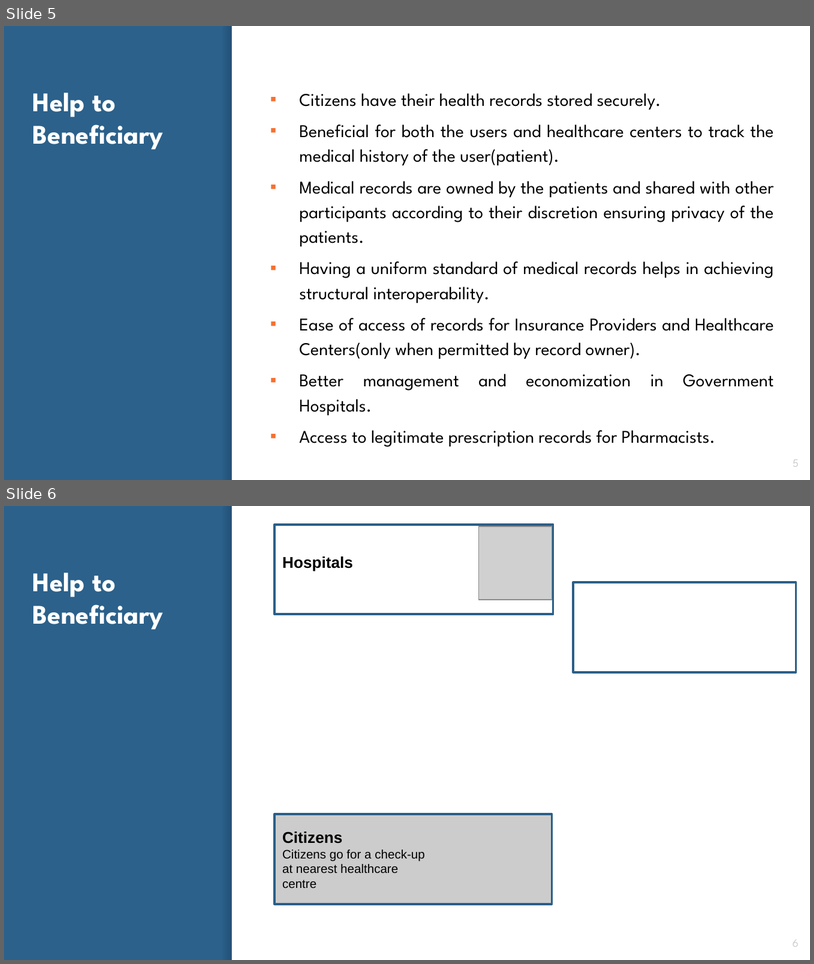
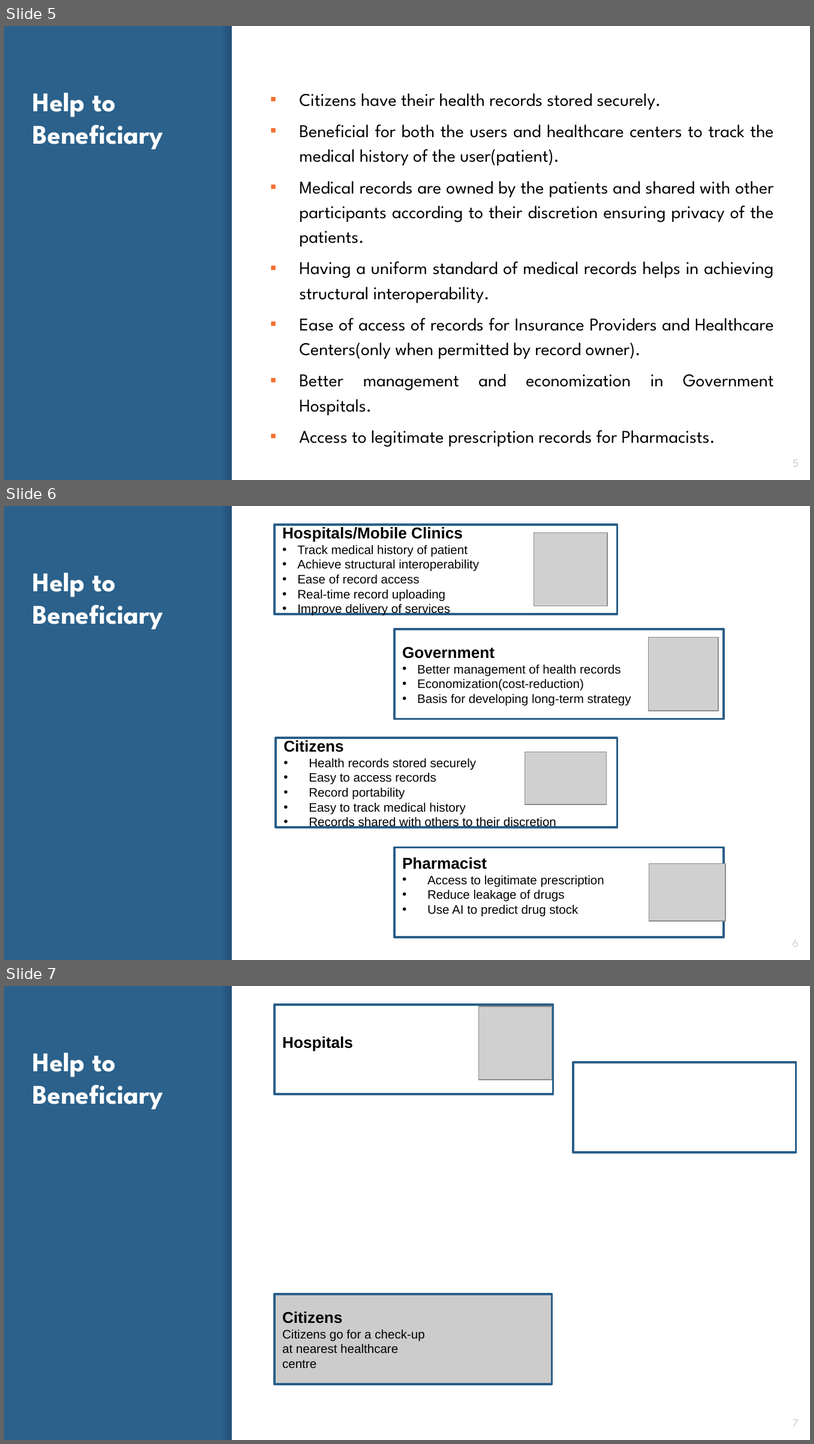
Before and after one commit to ShikharBhatt/NITI, a slide deck: niti aayog.pptx. Shown one above the other, each under a label of ours: slides 5 and 6 before the commit, slides 5, 6 and 7 after it. The pictures are 814x964 and 814x1444 pixels, drawn with LibreOffice and Linux fonts; fonts in the diff are those of the drawing; grey boxes stand for pictures. Boxes give left, top, right and bottom in pixels: in the first picture for what was removed or moved away, otherwise in the second. Text is boxed around its words. In the diff, an @@ line names an element or a change of style, - is before the commit and + after.

Commit message:
Added Slides

```diff
--- a/niti aayog.pptx
+++ b/niti aayog.pptx
@@ slide 6 added at box(4, 506, 810, 960), background #2B618B; not listed: 2 template elements that a slide beside it also shows @@
@@ rectangle added at box(275, 525, 618, 614), fill #FFFFFF, outline #2B5F8A 2 pt, 11 pt, text #000000 @@
+Hospitals/Mobile Clinics
+• Track medical history of patient
+• Achieve structural interoperability
+• Ease of record access
+• Real-time record uploading
+• Improve delivery of services
@@ picture added at box(534, 532, 607, 606) @@
@@ title added at box(33, 573, 164, 630), 24 pt, text #FFFFFF, bold @@
+Help to Beneficiary
@@ rectangle added at box(394, 630, 724, 719), fill #FFFFFF, outline #2B5F8A 2 pt, 11 pt, text #000000 @@
+Government
+• Better management of health records
+• Economization(cost-reduction)
+• Basis for developing long-term strategy
@@ picture added at box(648, 637, 719, 711) @@
@@ rectangle added at box(276, 738, 618, 827), outline #2B5F8A 2 pt, 11 pt, text #000000 @@
+Citizens
+• Health records stored securely
+• Easy to access records
+• Record portability
+• Easy to track medical history
+• Records shared with others to their discretion
@@ picture added at box(525, 752, 606, 804) @@
@@ rectangle added at box(394, 847, 724, 937), outline #2B5F8A 2 pt, 11 pt, text #000000 @@
+Pharmacist
+• Access to legitimate prescription
+• Reduce leakage of drugs
+• Use AI to predict drug stock
@@ picture added at box(649, 863, 726, 921) @@
@@ page number added at box(793, 939, 799, 946), 10 pt, text #CCCCCC @@
+6
@@ what was slide 6 is now slide 7 @@
@@ page number at box(793, 1419, 799, 1426): text changed @@
-6
+7
```
Also in this commit, not shown: 2 slides changed, 1 other slide added.
